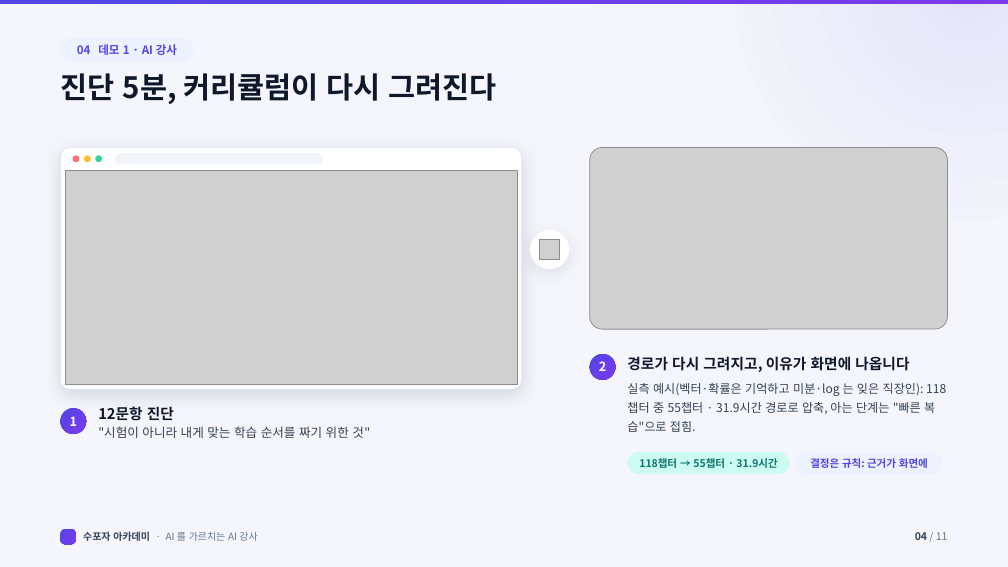
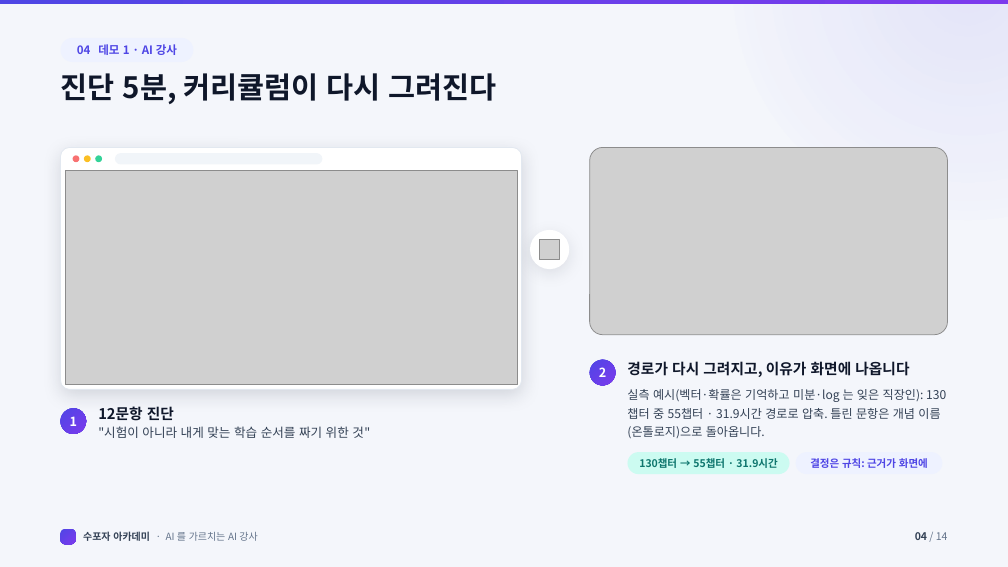
Before and after one commit to jiyupapa/math-platform, a slide deck: slide 4 of docs/hackathon/11_pitch_deck.pptx. Drawn at 1008x567 pixels with LibreOffice and Linux fonts; fonts in the diff are those of the drawing; grey boxes stand for pictures. Boxes give left, top, right and bottom in pixels: in the first picture for what was removed or moved away, otherwise in the second. Text is boxed around its words. In the diff, an @@ line names an element or a change of style, - is before the commit and + after.

```diff
--- a/docs/hackathon/11_pitch_deck.pptx
+++ b/docs/hackathon/11_pitch_deck.pptx
@@ picture: place and size @@
-picture at (590, 147, 948, 329)
+picture at (590, 147, 948, 335)
@@ ellipse "2": place and size @@
-ellipse "2" at (590, 354, 616, 380)
+ellipse "2" at (590, 360, 616, 386)
@@ text at (627, 389, 940, 438): text changed @@
-실측 예시(벡터·확률은 기억하고 미분·log 는 잊은 직장인): 118챕터 중 55챕터 · 31.9시간 경로로 압축, 아는 단계는 "빠른 복습"으로 접힘.
+실측 예시(벡터·확률은 기억하고 미분·log 는 잊은 직장인): 130챕터 중 55챕터 · 31.9시간 경로로 압축. 틀린 문항은 개념 이름(온톨로지)으로 돌아옵니다.
@@ text in rounded rectangle at (639, 458, 777, 468): text changed @@
-118챕터 → 55챕터 · 31.9시간
+130챕터 → 55챕터 · 31.9시간
@@ text at (915, 532, 948, 540): text changed @@
-04 / 11
+04 / 14
```
Also in this commit, not shown: 10 other slides changed, 3 slides added, 55 other files.
